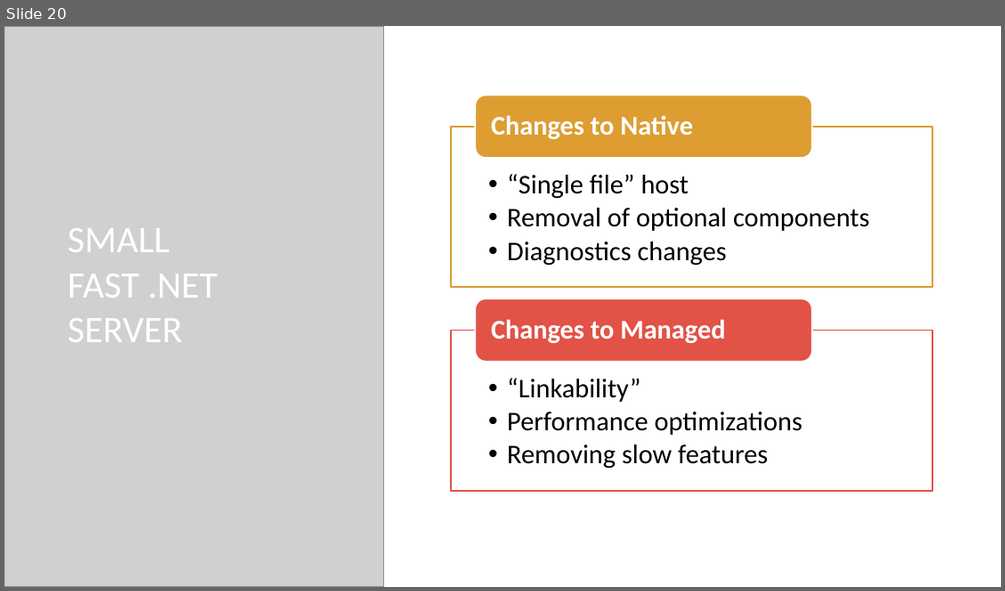
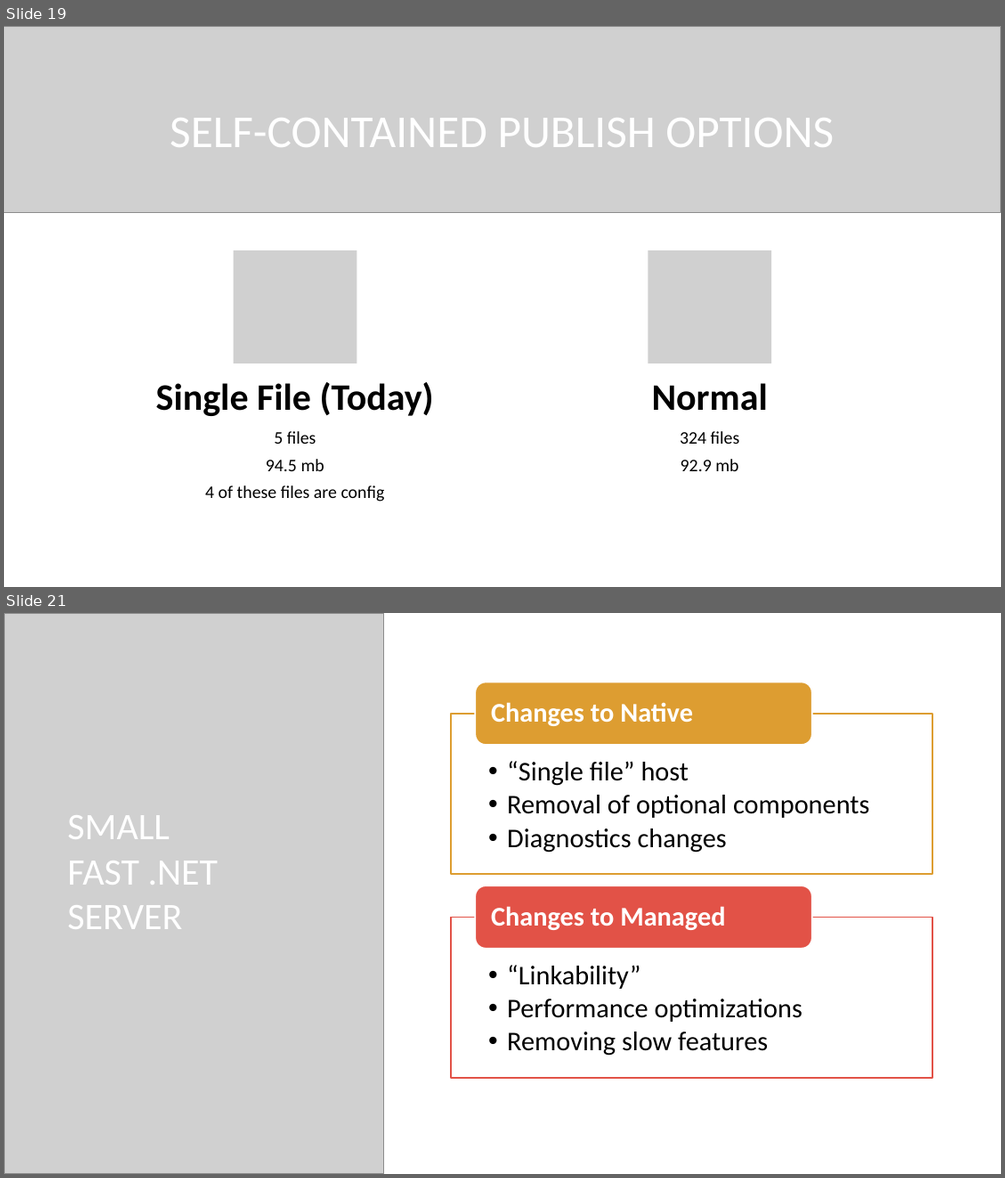
Before and after one commit to rynowak/Presentations, a slide deck: 2019/NDCSyndey/slides.pptx. Shown one above the other, each under a label of ours: slide 20 before the commit, slides 19 and 21 after it; the slides between them are not shown. The pictures are 1005x591 and 1005x1178 pixels, drawn with LibreOffice and Linux fonts; fonts in the diff are those of the drawing; grey boxes stand for pictures; background and template pictures are left out. Boxes give left, top, right and bottom in pixels: in the first picture for what was removed or moved away, otherwise in the second. Text is boxed around its words. In the diff, an @@ line names an element or a change of style, - is before the commit and + after.

```diff
--- a/2019/NDCSyndey/slides.pptx
+++ b/2019/NDCSyndey/slides.pptx
@@ slide 19 added at [4, 26, 1001, 587], background picture (left out) @@
@@ picture added at [4, 26, 1001, 213] @@
@@ title added at [170, 118, 833, 147], 44 pt, text #FFFFFF @@
+SELF-CONTAINED PUBLISH OPTIONS
@@ group added at [156, 250, 771, 501]: 4 texts, 2 pictures @@
+Single File (Today)
+5 files
+94.5 mb
+4 of these files are config
+Normal
+324 files
+92.9 mb
@@ what was slide 20 is now slide 21 @@
```
Also in this commit, not shown: 7 slides changed, 7 other slides added.
